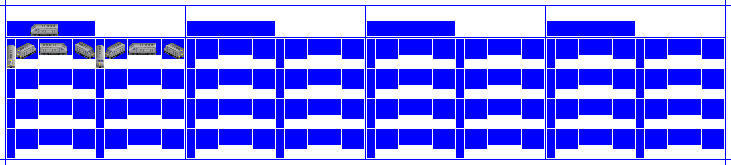
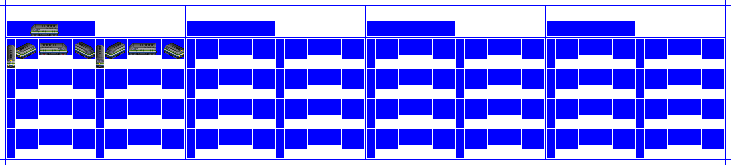
Layered file, before and after one edit (731x165). Changes by layer:
added layer "P32 Greebles copy" above "Liv0" over bbox(24, 53, 87, 58)
renamed "WHITE copy" to "Liv0", showed it over bbox(7, 24, 184, 68)
hid "GREY" over bbox(7, 24, 184, 68)
hid "CC1" over bbox(7, 24, 184, 68)